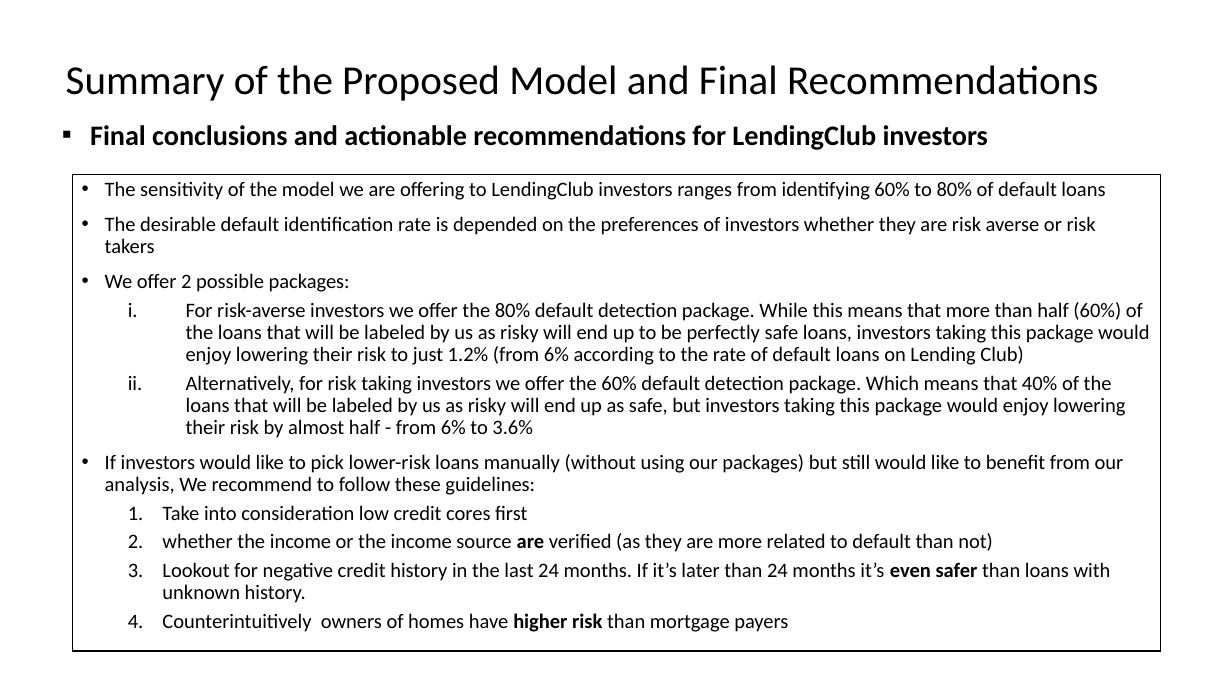
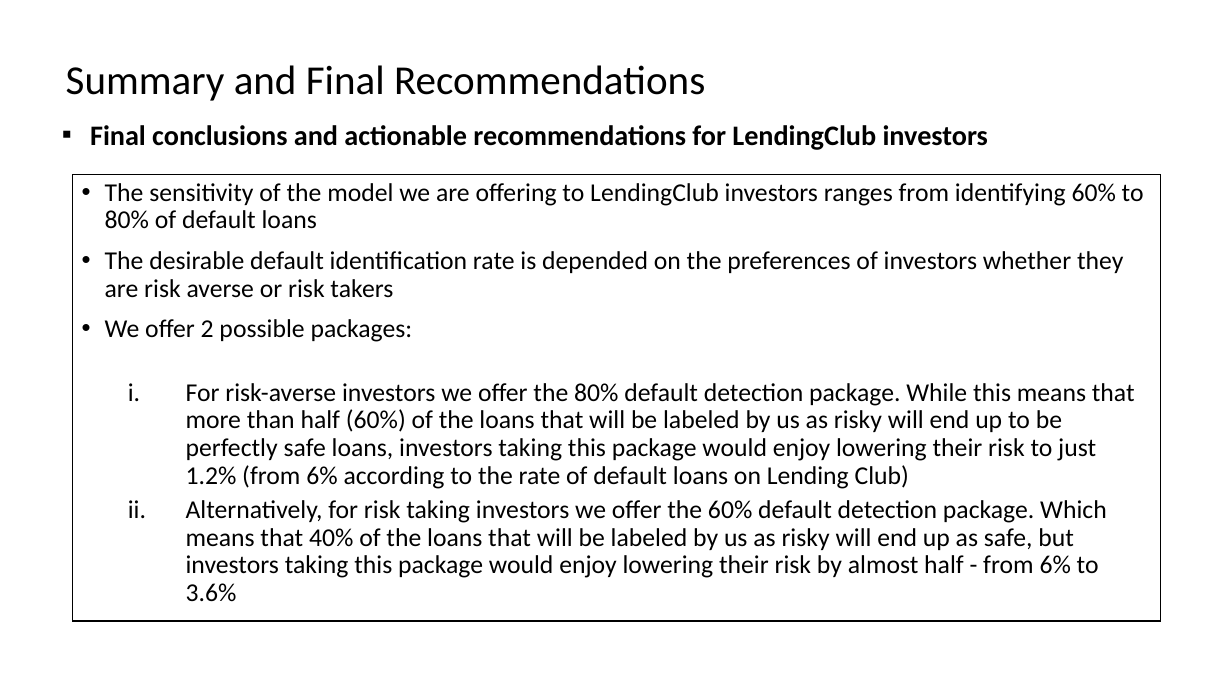
Before and after one commit to Erolino/LendingClub_Loans, a slide deck: slide 19 of LendingClub_Biz_Deck.pptx (slide 21 before the commit). Drawn at 1232x693 pixels with LibreOffice and Linux fonts; fonts in the diff are those of the drawing. Boxes give left, top, right and bottom in pixels: in the first picture for what was removed or moved away, otherwise in the second. Text is boxed around its words. In the diff, an @@ line names an element or a change of style, - is before the commit and + after.

```diff
--- a/LendingClub_Biz_Deck.pptx
+++ b/LendingClub_Biz_Deck.pptx
@@ text at (x1=66, y1=65, x2=705, y2=101): text changed @@
-Summary of the Proposed Model and Final Recommendations
+Summary and Final Recommendations
@@ text "The sensitivity of the model ..." resized from (x1=72, y1=175, x2=1160, y2=652) to (x1=72, y1=175, x2=1160, y2=621) @@
@@ text "The sensitivity of the model ..." at (x1=72, y1=175, x2=1160, y2=621): size 16 to 20 pt @@
@@ text at (x1=105, y1=454, x2=1124, y2=632): paragraphs removed @@
-• If investors would like to pick lower-risk loans manually (without using our packages) but still would like to benefit from our analysis, We recommend to follow these guidelines:
-  1. Take into consideration low credit cores first
-  2. whether the income or the income source are verified (as they are more related to default than not)
-  3. Lookout for negative credit history in the last 24 months. If it’s later than 24 months it’s even safer than loans with unknown history.
-  4. Counterintuitively owners of homes have higher risk than mortgage payers
```
Also in this commit, not shown: 7 other slides changed, 5 slides added, 4 slides removed, 3 other files.
